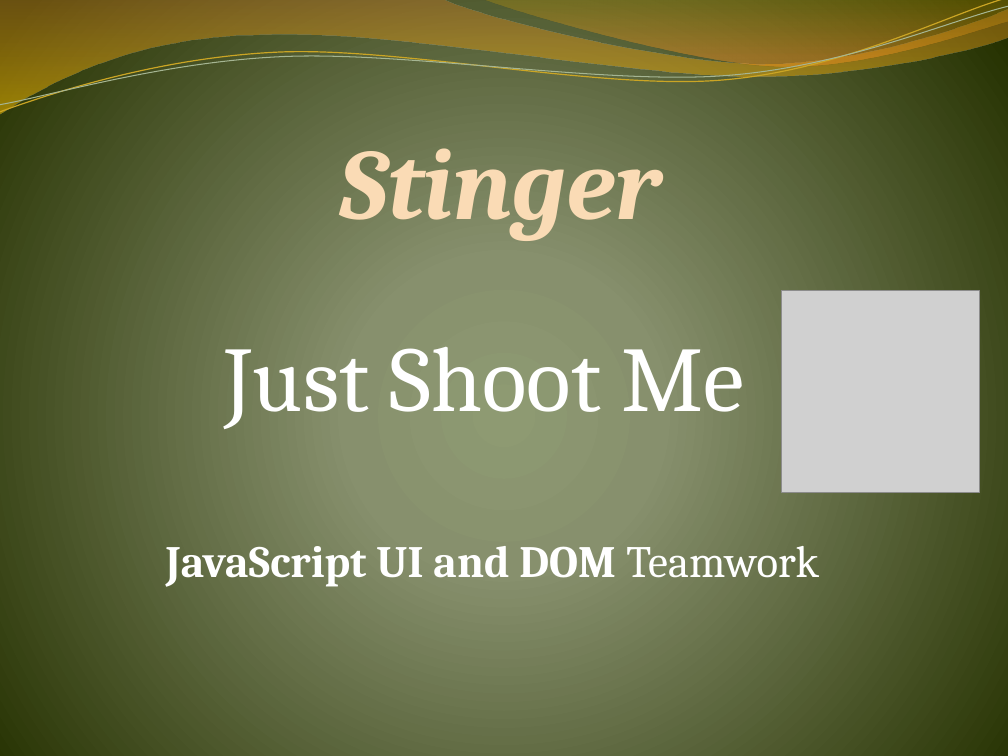
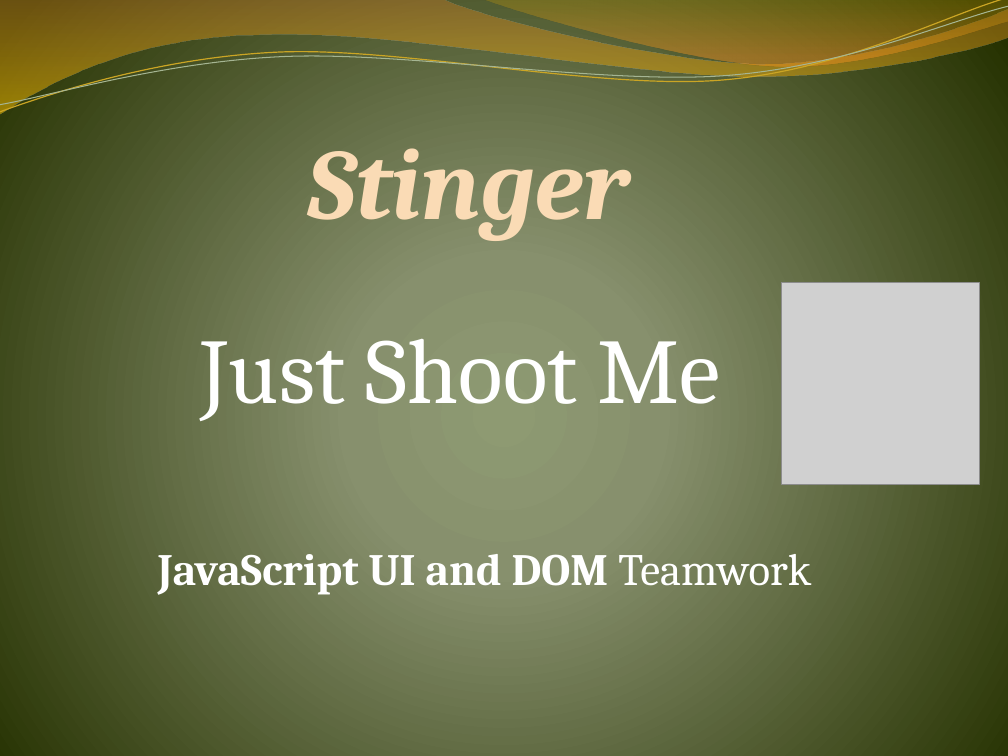
Before and after one commit to Team-Stinger/FancyGame, a slide deck: slide 1 of Stinger Team Presentation.pptx. Drawn at 1008x756 pixels with LibreOffice and Linux fonts; fonts in the diff are those of the drawing; grey boxes stand for pictures. Boxes give left, top, right and bottom in pixels: in the first picture for what was removed or moved away, otherwise in the second. Text is boxed around its words. In the diff, an @@ line names an element or a change of style, - is before the commit and + after.

```diff
--- a/Stinger Team Presentation.pptx
+++ b/Stinger Team Presentation.pptx
@@ text "Stinger": place and size @@
-text "Stinger" at [339,148,660,241]
+text "Stinger" at [308,148,629,241]
@@ picture: place and size @@
-picture at [782,290,980,492]
+picture at [782,283,980,485]
@@ text "Just Shoot Me": place and size @@
-text "Just Shoot Me" at [224,347,745,429]
+text "Just Shoot Me" at [201,339,721,421]
@@ text "JavaScript UI and DOM Teamwork": place and size @@
-text "JavaScript UI and DOM Teamwork" at [166,546,819,587]
+text "JavaScript UI and DOM Teamwork" at [158,554,811,595]
```
Also in this commit, not shown: 1 other slide changed, 1 other file.
